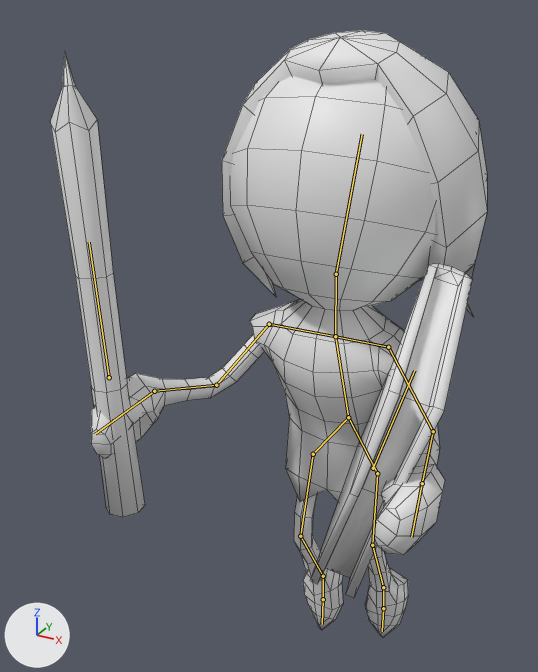
The Blender file Assets/Models/Characters/char.blend: old version first, new version second.
Before and after are seen from a 50 mm lens placed at (2.36, -5.8, 6.82), pointed at (-0.54, -0.52, 4.18). The axes (+X, +Y, +Z) are drawn at lower left. The lights are the same throughout. Both versions are drawn at frame 11 of the action 'Jump'; the numbers are the values there. The bones that bend it are drawn over the model as lines. Mesh edges are drawn as thin lines.

The first picture shows 'Book', 'Char', 'Pen'.
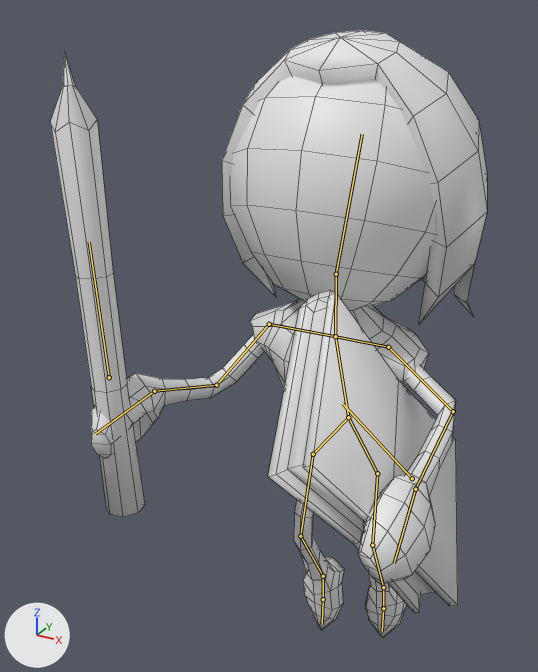
What differs and where, as boxes (x1, y1, x2, y2) in the pictures (538 x 672 px):
'Char', posed: (91, 30, 487, 638) in both
'Book', posed (16% wider): before (310, 263, 473, 598); after (268, 290, 458, 613)
bone 'Bone.002', root to tip: before (388, 347) to (433, 431); after (388, 347) to (453, 411)
bone 'Bone.004', root to tip: before (422, 483) to (411, 537); after (415, 489) to (394, 563)

What the commit changed:
Bone 'Bone.002' (bone_bone_002) turns from (-14, -10, -35) to (5, 29, -28) degrees about its own x, y and z.
Bone 'Bone.004' (bone_bone_004) turns from (0, 0, 0) to (2, 7, 11) degrees about its own x, y and z.
